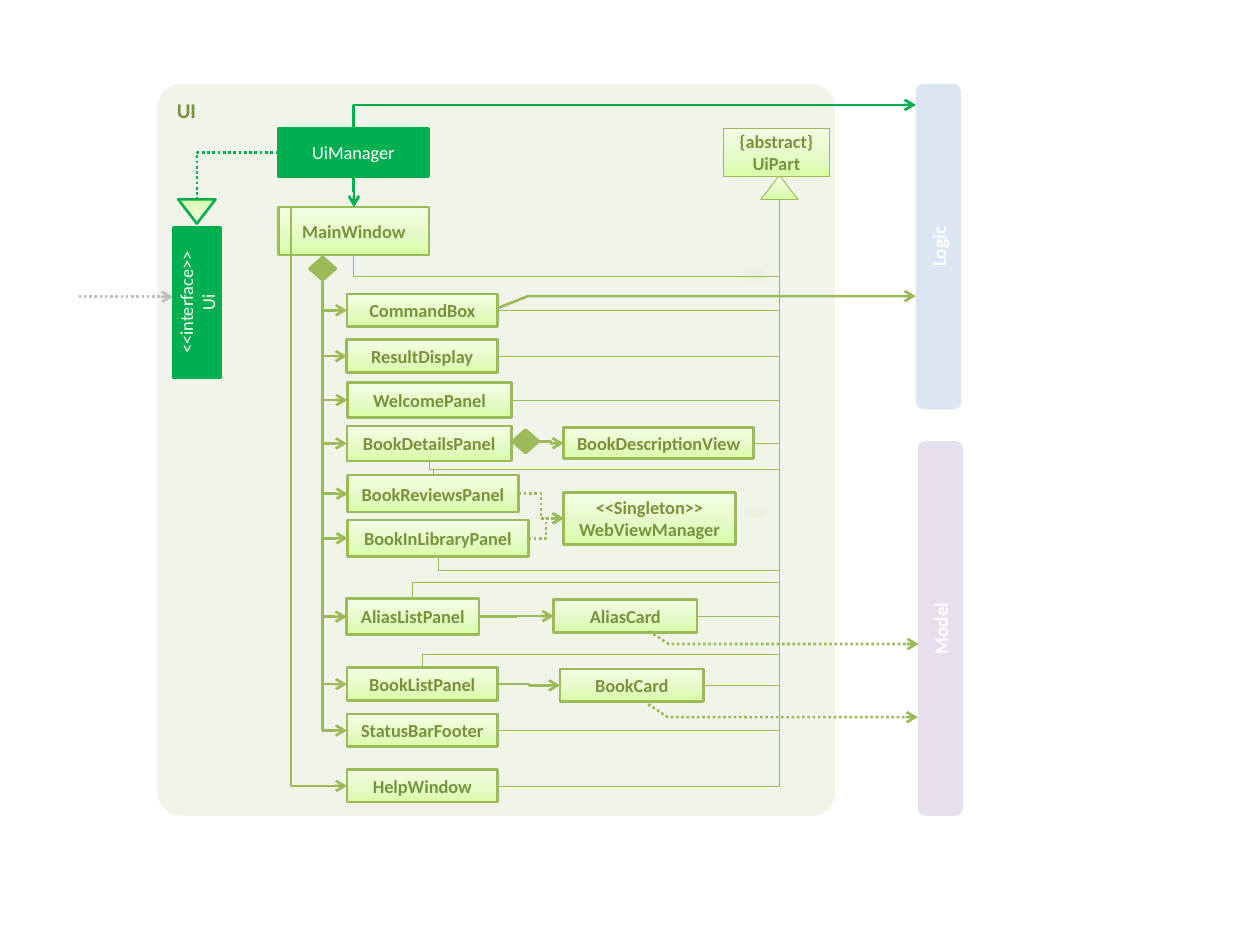
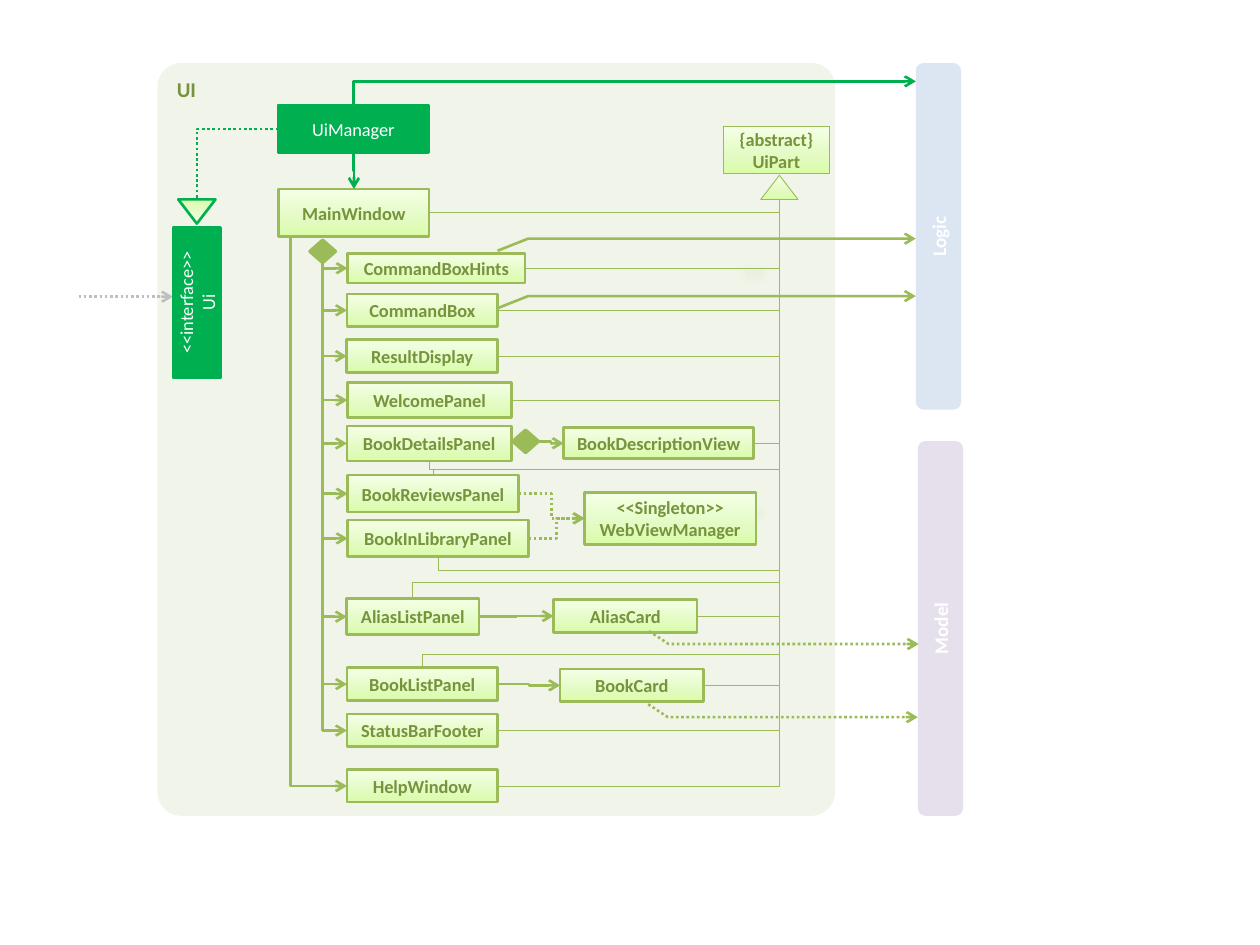
Before and after one commit to nus-cs2103-AY1718S2/addressbook-level4, a slide deck: slide 1 of docs/diagrams/UiComponentClassDiagram.pptx. Drawn at 1260x945 pixels with LibreOffice and Linux fonts; fonts in the diff are those of the drawing. Boxes give left, top, right and bottom in pixels: in the first picture for what was removed or moved away, otherwise in the second. Text is boxed around its words. In the diff, an @@ line names an element or a change of style, - is before the commit and + after.

```diff
--- a/docs/diagrams/UiComponentClassDiagram.pptx
+++ b/docs/diagrams/UiComponentClassDiagram.pptx
@@ rounded rectangle "UI": place and size @@
-rounded rectangle "UI" at <box>158,84,835,816</box>
+rounded rectangle "UI" at <box>158,63,835,815</box>
@@ elbow arrow moved from (354, 129) - (916, 105) to (354, 105) - (916, 82) @@
@@ rounded rectangle: place and size @@
-rounded rectangle at <box>916,84,961,410</box>
+rounded rectangle at <box>915,64,961,410</box>
@@ rectangle "UiManager": place and size @@
-rectangle "UiManager" at <box>278,129,430,176</box>
+rectangle "UiManager" at <box>278,105,430,152</box>
@@ elbow line moved from (278, 152) - (197, 199) to (278, 129) - (197, 199) @@
@@ elbow arrow moved from (354, 176) - (354, 207) to (354, 152) - (354, 189) @@
@@ rectangle "MainWindow": place and size @@
-rectangle "MainWindow" at <box>278,207,430,255</box>
+rectangle "MainWindow" at <box>278,189,430,237</box>
@@ elbow line moved from (354, 255) - (780, 199) to (430, 213) - (780, 199) @@
@@ elbow line added from (780, 199) to (525, 268), #9BBB59 0.5 pt @@
@@ elbow arrow moved from (291, 207) - (346, 786) to (291, 236) - (346, 786) @@
@@ freeform shape added at <box>498,238,916,251</box>, outline #9BBB59 1.5 pt @@
@@ diamond: place and size @@
-diamond at <box>310,257,335,280</box>
+diamond at <box>310,241,335,263</box>
@@ elbow arrow moved from (323, 280) - (346, 731) to (323, 262) - (346, 731) @@
@@ elbow arrow moved from (323, 280) - (346, 684) to (323, 262) - (346, 684) @@
@@ elbow arrow moved from (323, 280) - (346, 616) to (323, 262) - (346, 616) @@
@@ elbow arrow moved from (323, 280) - (348, 538) to (323, 262) - (348, 538) @@
@@ elbow arrow moved from (323, 280) - (348, 494) to (323, 262) - (348, 494) @@
@@ elbow arrow moved from (323, 280) - (346, 444) to (323, 262) - (346, 444) @@
@@ elbow arrow moved from (323, 280) - (348, 401) to (323, 262) - (348, 401) @@
@@ elbow arrow moved from (323, 280) - (346, 357) to (323, 262) - (346, 357) @@
@@ elbow arrow moved from (323, 280) - (346, 310) to (323, 262) - (346, 310) @@
@@ elbow arrow added from (323, 262) to (348, 268), #9BBB59 1.5 pt @@
@@ rectangle added at <box>348,253,525,284</box>, fill gradient #DAFDA7 to #E4FCC2 to #F5FFE7, outline #9BBB59 1.5 pt, 10.5 pt, text #77933C, bold @@
+CommandBoxHints
@@ elbow arrow moved from (519, 494) - (563, 518) to (519, 494) - (585, 518) @@
@@ rectangle "<<Singleton>> WebViewManager": place and size @@
-rectangle "<<Singleton>> WebViewManager" at <box>563,493,735,544</box>
+rectangle "<<Singleton>> WebViewManager" at <box>585,493,756,544</box>
@@ elbow arrow moved from (528, 538) - (563, 518) to (528, 538) - (585, 518) @@
```
Also in this commit, not shown: 4 other files.
